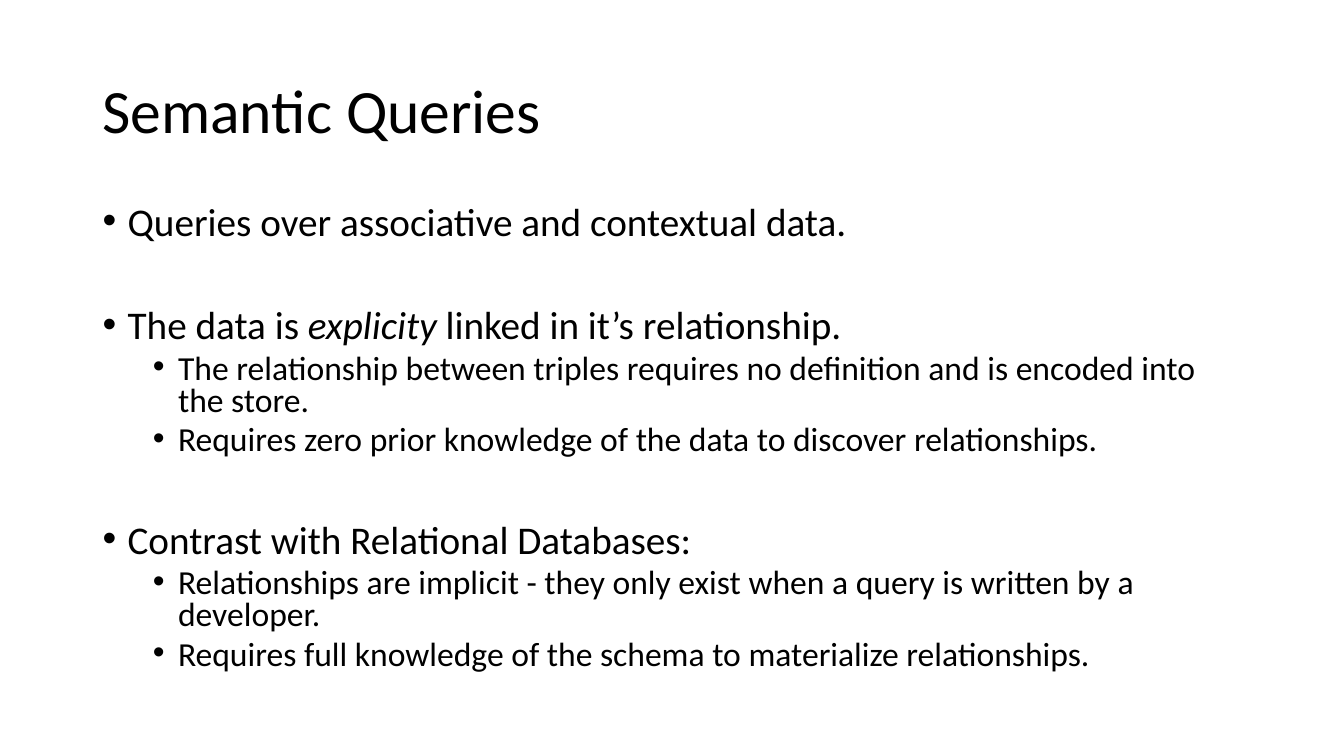
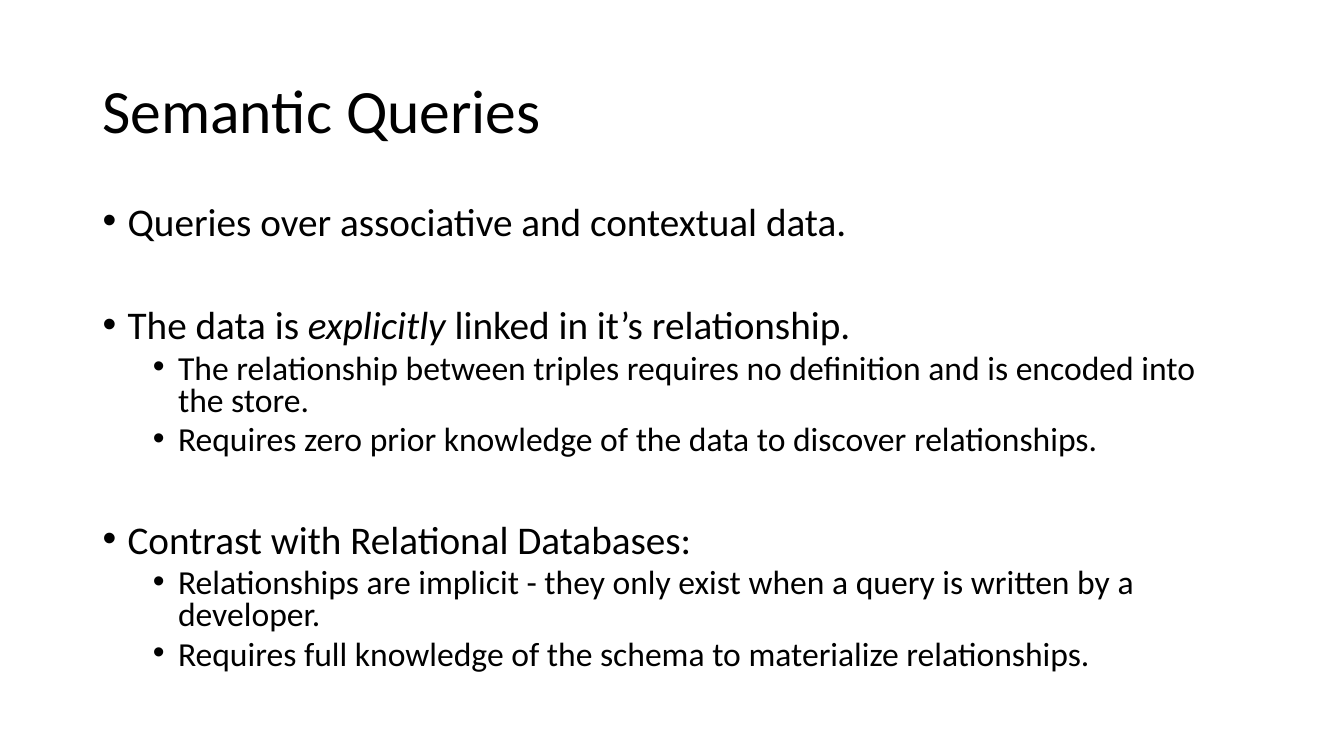
Before and after one commit to sfaria/triplestore_demo, a slide deck: slide 5 of triplestores.odp. Drawn at 1344x756 pixels with LibreOffice and Linux fonts; fonts in the diff are those of the drawing. Boxes give left, top, right and bottom in pixels: in the first picture for what was removed or moved away, otherwise in the second. Text is boxed around its words. In the diff, an @@ line names an element or a change of style, - is before the commit and + after.

```diff
--- a/triplestores.odp
+++ b/triplestores.odp
@@ text at [128,311,850,346]: text changed @@
-• The data is explicity linked in it’s relationship.
+• The data is explicitly linked in it’s relationship.
```
Also in this commit, not shown: 5 other slides changed, 1 slide added, 1 slide removed, 1 other file.
